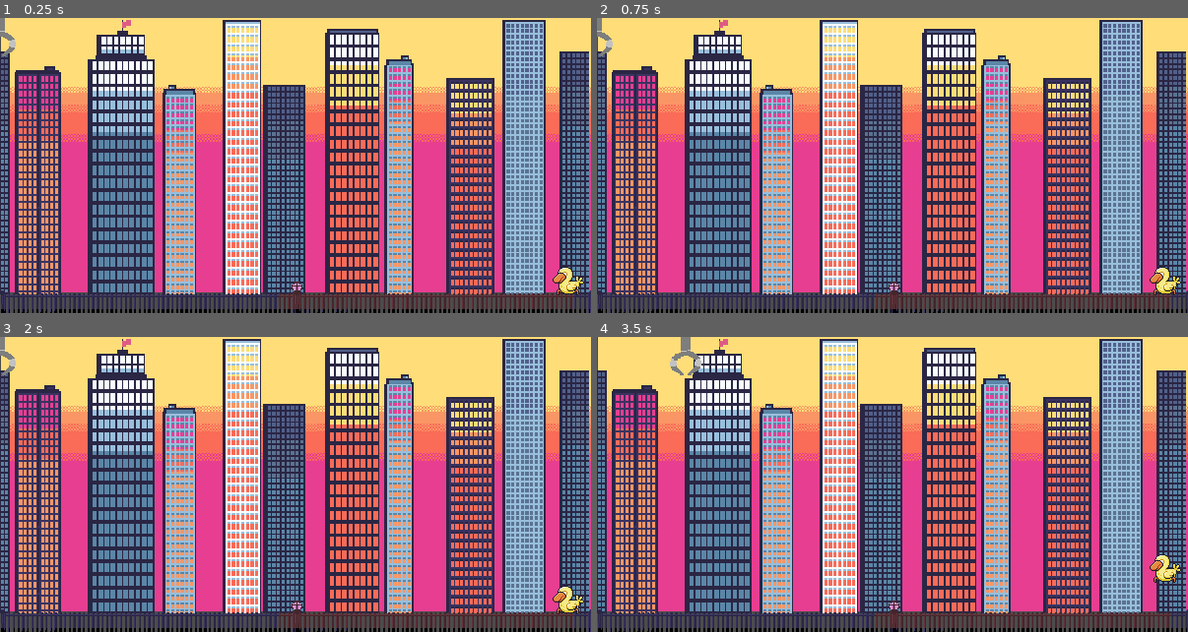
Above: before the commit, frames 1-4 (two rows, left to right).
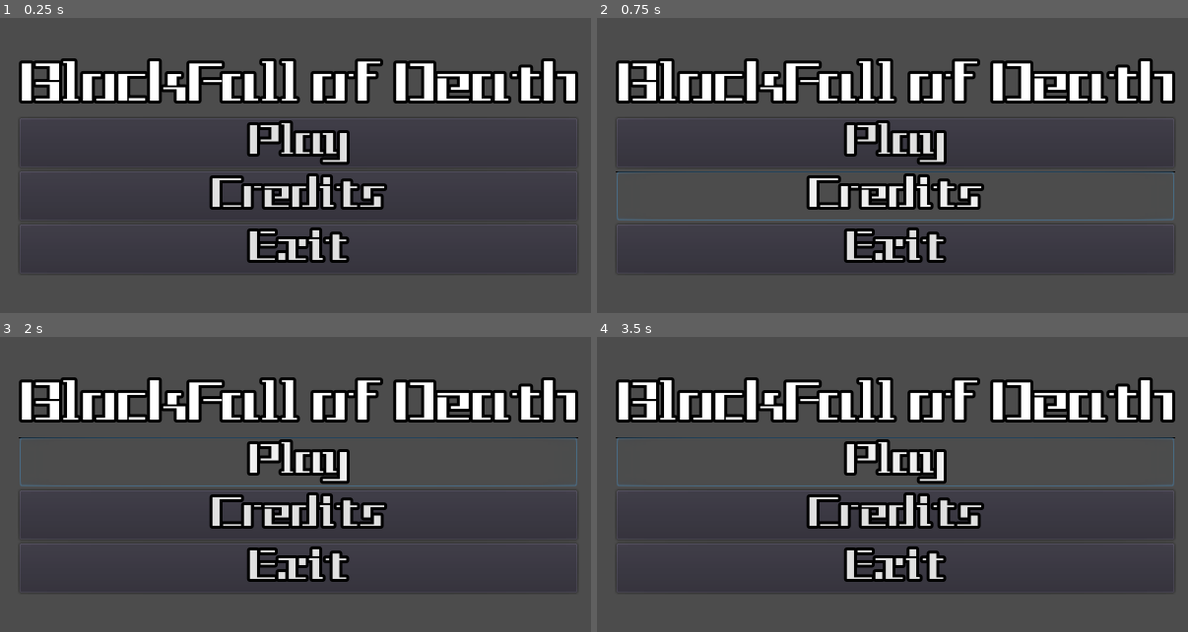
Above: after the commit, the same moments.

Repository: TinSlim/Block-Fall-of-Death
Game: Godot game, scene res://scenes/ui/main_menu.tscn
The game is run twice, just before and just after one commit, with the same random seed, the same clock (stepped at 60 frames per second) and the same inputs. Before the commit the project starts from res://scenes/nivel.tscn.
Inputs (mouse positions are in pixels of both pictures, inside the frame that each line leads up to):
- Up to frame 1 (0.25 s): no input
- Up to frame 2 (0.75 s): click (892, 195) at 0.5 s, where only the run after the commit has a clickable "Credits"
- Up to frame 3 (2 s): click (295, 460) at 1.25 s, where only the run after the commit has a clickable "Play"
- Up to frame 4 (3.5 s): click (892, 460) at 2 s, where only the run after the commit has a clickable "Play"; tap Enter at 2.75 s; hold D (move_claw_right) from 2.78 s (still down); tap Up (move_player_up) at 3.02 s

The runs differ from the first frame. In frame 1, 87% of the frame differs, in the area x 0-100%, y 0-100%; in frame 2, 90%; in frame 3, 90%; in frame 4, 91%.

Commit message:
Main Menu

Diff:
--- /dev/null
+++ b/Resources/theme.tres
@@ -0,0 +1,19 @@
+[gd_resource type="Theme" load_steps=4 format=2]
+
+[ext_resource path="res://fonts/Tetris.ttf" type="DynamicFontData" id=1]
+
+[sub_resource type="StyleBoxLine" id=2]
+
+[sub_resource type="DynamicFont" id=1]
+size = 43
+outline_size = 3
+outline_color = Color( 0, 0, 0, 1 )
+font_data = ExtResource( 1 )
+
+[resource]
+default_font = SubResource( 1 )
+Button/styles/hover = SubResource( 2 )
+MarginContainer/constants/margin_bottom = 25
+MarginContainer/constants/margin_left = 25
+MarginContainer/constants/margin_right = 25
+MarginContainer/constants/margin_top = 25
--- a/project.godot
+++ b/project.godot
@@ -11,7 +11,7 @@
 [application]
 
 config/name="Block Fall of Death"
-run/main_scene="res://scenes/nivel.tscn"
+run/main_scene="res://scenes/ui/main_menu.tscn"
 config/icon="res://icon.png"
 
 [display]
--- a/scenes/nivel.tscn
+++ b/scenes/nivel.tscn
@@ -60,9 +60,6 @@
 [node name="BackGround" type="StaticBody2D" parent="."]
 show_behind_parent = true
 position = Vector2( 191, 189 )
-__meta__ = {
-"_edit_group_": true
-}
 
 [node name="Sprite" type="Sprite" parent="BackGround"]
 show_behind_parent = true
--- /dev/null
+++ b/scenes/ui/main_menu.gd
@@ -0,0 +1,19 @@
+extends MarginContainer
+
+onready var play = $VBoxContainer/Play
+onready var credits = $VBoxContainer/Credits
+onready var exit = $VBoxContainer/Exit
+
+func _ready():
+	play.connect("pressed",self,"on_play_pressed")
+	credits.connect("pressed",self,"on_credits_pressed")
+	exit.connect("pressed",self,"on_exit_pressed")
+
+func _on_play_pressed():
+	get_tree().change_scene("res://scenes/nivel.tscn")
+
+func _on_credits_pressed():
+	print(".....")
+
+func _on_exit_pressed():
+	get_tree().quit()
--- /dev/null
+++ b/scenes/ui/main_menu.tscn
@@ -0,0 +1,53 @@
+[gd_scene load_steps=5 format=2]
+
+[ext_resource path="res://Resources/theme.tres" type="Theme" id=1]
+[ext_resource path="res://fonts/Tetris.ttf" type="DynamicFontData" id=2]
+[ext_resource path="res://scenes/ui/main_menu.gd" type="Script" id=3]
+
+[sub_resource type="DynamicFont" id=1]
+size = 56
+outline_size = 3
+outline_color = Color( 0, 0, 0, 1 )
+font_data = ExtResource( 2 )
+
+[node name="MainMenu" type="MarginContainer"]
+anchor_right = 1.0
+anchor_bottom = 1.0
+margin_left = -5.0
+margin_top = 1.0
+margin_right = 11.0
+margin_bottom = 1.0
+theme = ExtResource( 1 )
+script = ExtResource( 3 )
+
+[node name="VBoxContainer" type="VBoxContainer" parent="."]
+margin_left = 25.0
+margin_top = 41.0
+margin_right = 591.0
+margin_bottom = 259.0
+size_flags_vertical = 4
+
+[node name="Label" type="Label" parent="VBoxContainer"]
+margin_right = 566.0
+margin_bottom = 56.0
+custom_fonts/font = SubResource( 1 )
+text = "BlockFall of Death"
+align = 1
+
+[node name="Play" type="Button" parent="VBoxContainer"]
+margin_top = 60.0
+margin_right = 566.0
+margin_bottom = 110.0
+text = "Play"
+
+[node name="Credits" type="Button" parent="VBoxContainer"]
+margin_top = 114.0
+margin_right = 566.0
+margin_bottom = 164.0
+text = "Credits"
+
+[node name="Exit" type="Button" parent="VBoxContainer"]
+margin_top = 168.0
+margin_right = 566.0
+margin_bottom = 218.0
+text = "Exit"
Binary file added: fonts/Tetris.ttf
